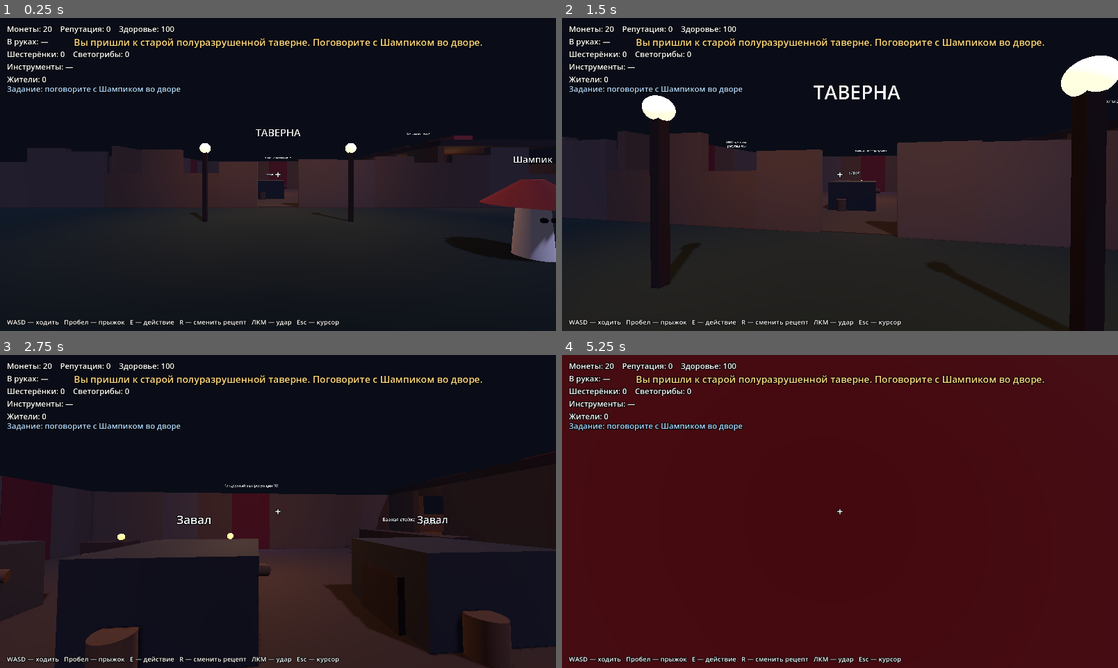
Above: before the commit, frames 1-4 (two rows, left to right).
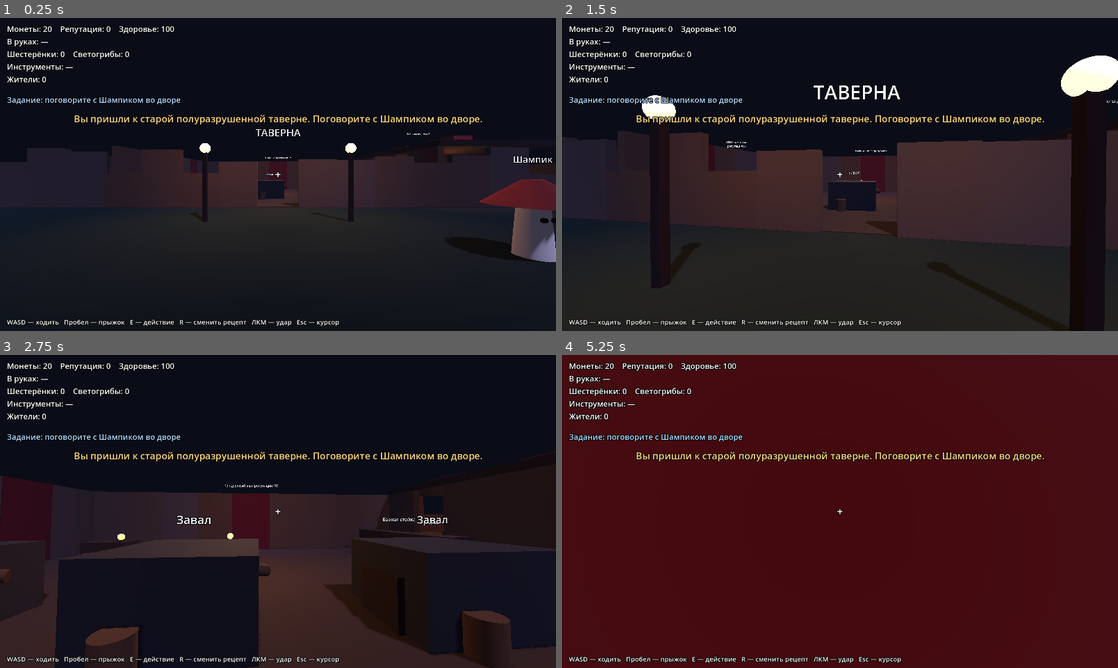
Above: after the commit, the same moments.

Repository: xyecoc7/xyecoc
Game: Godot game, scene res://main.tscn
Same seed, same stepped clock (60 frames per second), same inputs: the game is played once before the commit and once after it.
Inputs (mouse positions are in pixels of both pictures, inside the frame that each line leads up to):
- Up to frame 1 (0.25 s): no input
- Up to frame 2 (1.5 s): tap Enter at 0.5 s; move the mouse to (867, 174) at 0.52 s; hold W (forward) from 0.53 s (still down); click (867, 174) at 0.6 s; tap Space (jump) at 0.77 s; move the mouse to (812, 174) at 1.27 s; tap R (cycle) at 1.35 s
- Up to frame 3 (2.75 s): keep holding W (forward); tap Space (jump) at 1.52 s; move the mouse to (289, 505) at 2.02 s; tap E (interact) at 2.1 s
- Up to frame 4 (5.25 s): keep holding W (forward); move the mouse to (834, 517) at 2.77 s; click (834, 517) at 2.85 s; tap Space (jump) at 3.02, 3.77, 4.52 s; move the mouse to (878, 514) at 3.52 s; tap R (cycle) at 3.6 s; move the mouse to (795, 508) at 4.27 s; tap E (interact) at 4.35 s; move the mouse to (845, 511) at 5.02 s; click (845, 511) at 5.1 s

The runs differ from the first frame. In frame 1, 2.2% of the frame differs, in the area x 1-87%, y 6-34%; in frame 2, 2.2%; in frame 3, 2.2%; in frame 4, 3.7%, in the area x 1-87%, y 6-35%.

Commit message:
Интерфейс: сообщения и задание больше не перекрывают панель
Co-Authored-By: Claude Opus 5.5 <noreply@anthropic.com>
Claude-Session: https://claude.ai/code/session_01PvCiFE7BBiXEYqRtikRrtv

Diff:
--- a/scripts/main.gd
+++ b/scripts/main.gd
@@ -533,7 +533,7 @@
 	var cl := CanvasLayer.new()
 	add_child(cl)
 	info_label = make_label(cl, Vector2(16, 12), 18)
-	quest_label = make_label(cl, Vector2(16, 150), 18)
+	quest_label = make_label(cl, Vector2(16, 175), 18)
 	quest_label.add_theme_color_override("font_color", Color(0.7, 0.85, 1.0))
 	msg_label = make_label(cl, Vector2(0, 40), 22)
 	msg_label.add_theme_color_override("font_color", Color(1.0, 0.85, 0.5))
@@ -564,7 +564,7 @@
 
 	msg_t -= delta
 	msg_label.visible = msg_t > 0.0
-	msg_label.position = Vector2((vs.x - msg_label.size.x) / 2.0, 40)
+	msg_label.position = Vector2((vs.x - msg_label.size.x) / 2.0, vs.y * 0.3)
 
 	hint_label.text = hint_for(player.looked_at())
 	hint_label.reset_size()
